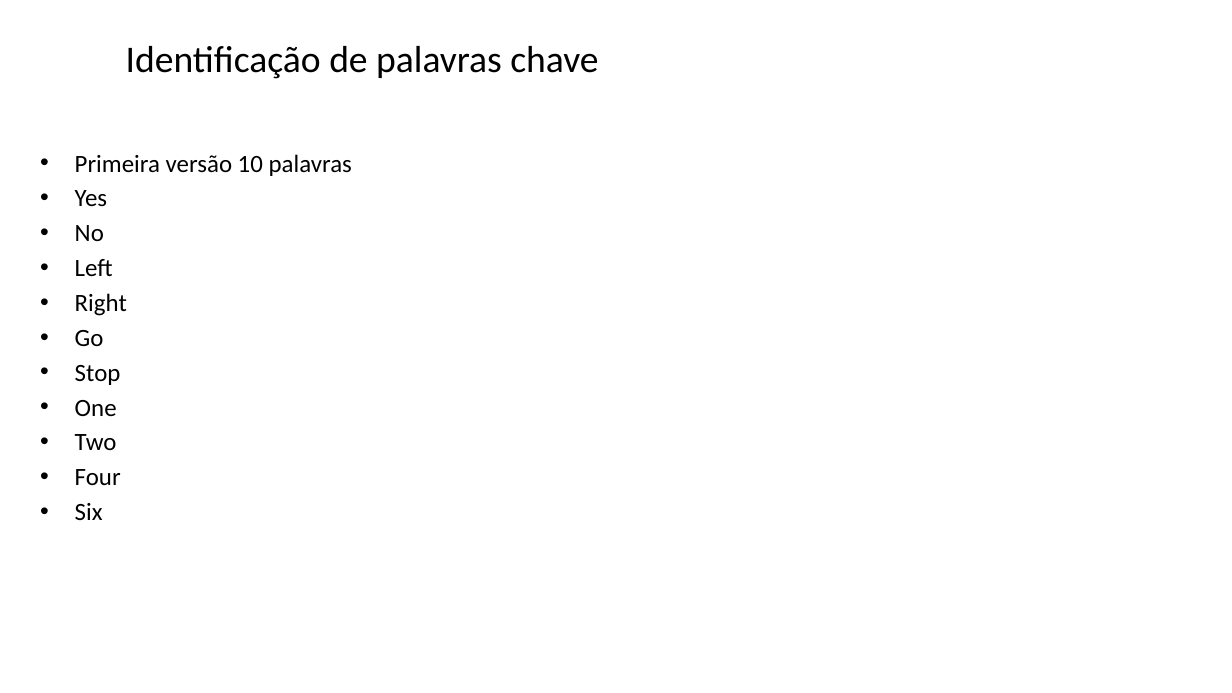
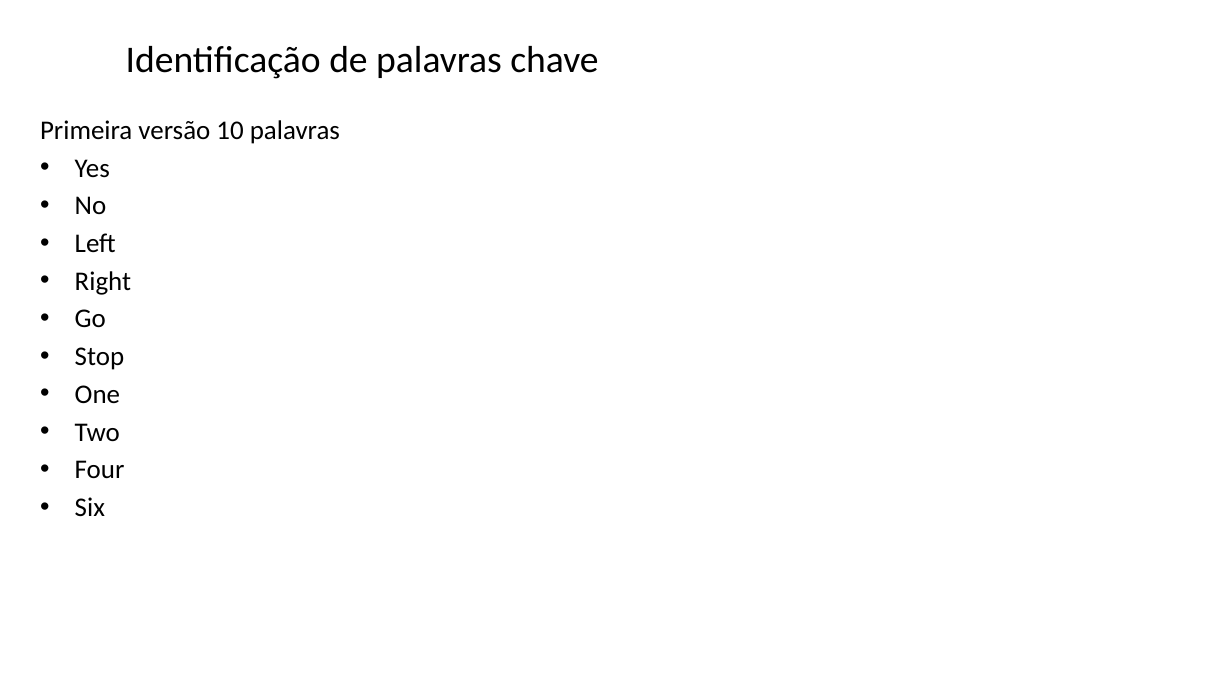
Before and after one commit to zz4fap/tp557-iot-ml, a slide deck: slide 12 of slides/TP557_17_identificação_palavras_chave.pptx. Drawn at 1232x693 pixels with LibreOffice and Linux fonts; fonts in the diff are those of the drawing; background and template pictures are left out. Boxes give left, top, right and bottom in pixels: in the first picture for what was removed or moved away, otherwise in the second. Text is boxed around its words. In the diff, an @@ line names an element or a change of style, - is before the commit and + after.

```diff
--- a/slides/TP557_17_identificação_palavras_chave.pptx
+++ b/slides/TP557_17_identificação_palavras_chave.pptx
@@ text "Primeira versão 10 palavras" at (40,120,340,517): size 19.4 to 21 pt; bullet • to none @@
```
Also in this commit, not shown: 10 other slides changed.
